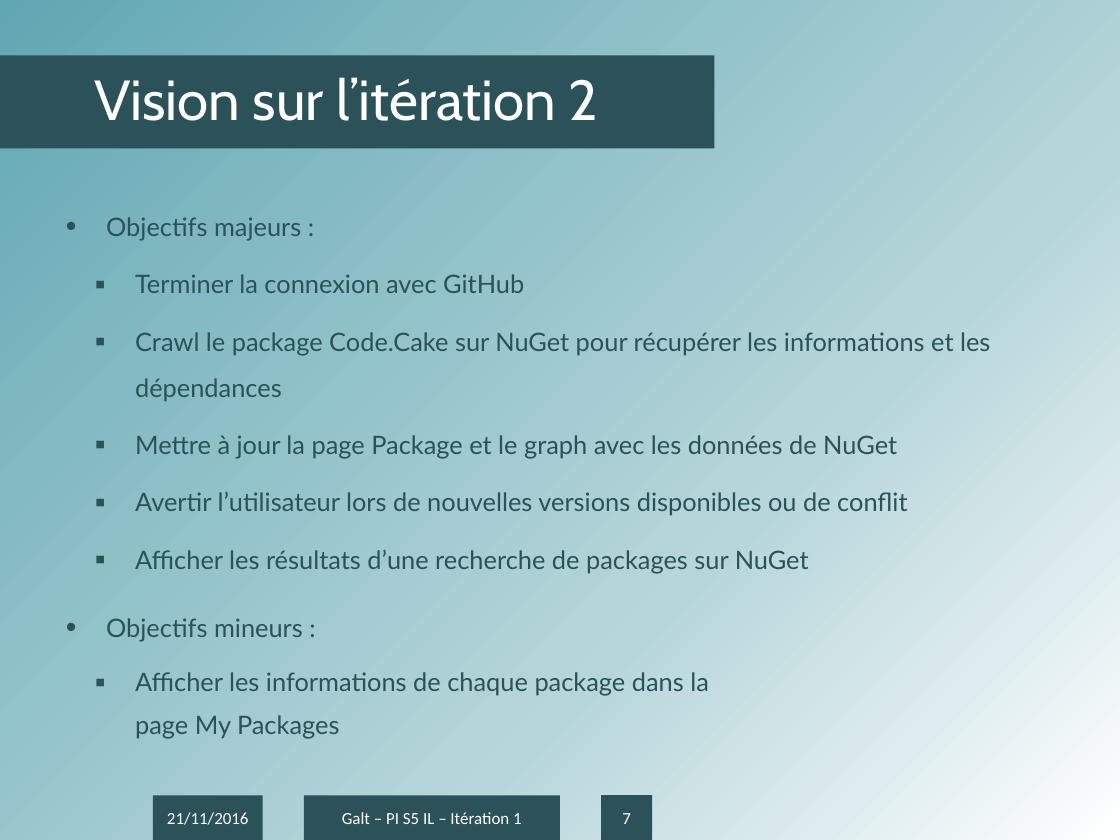
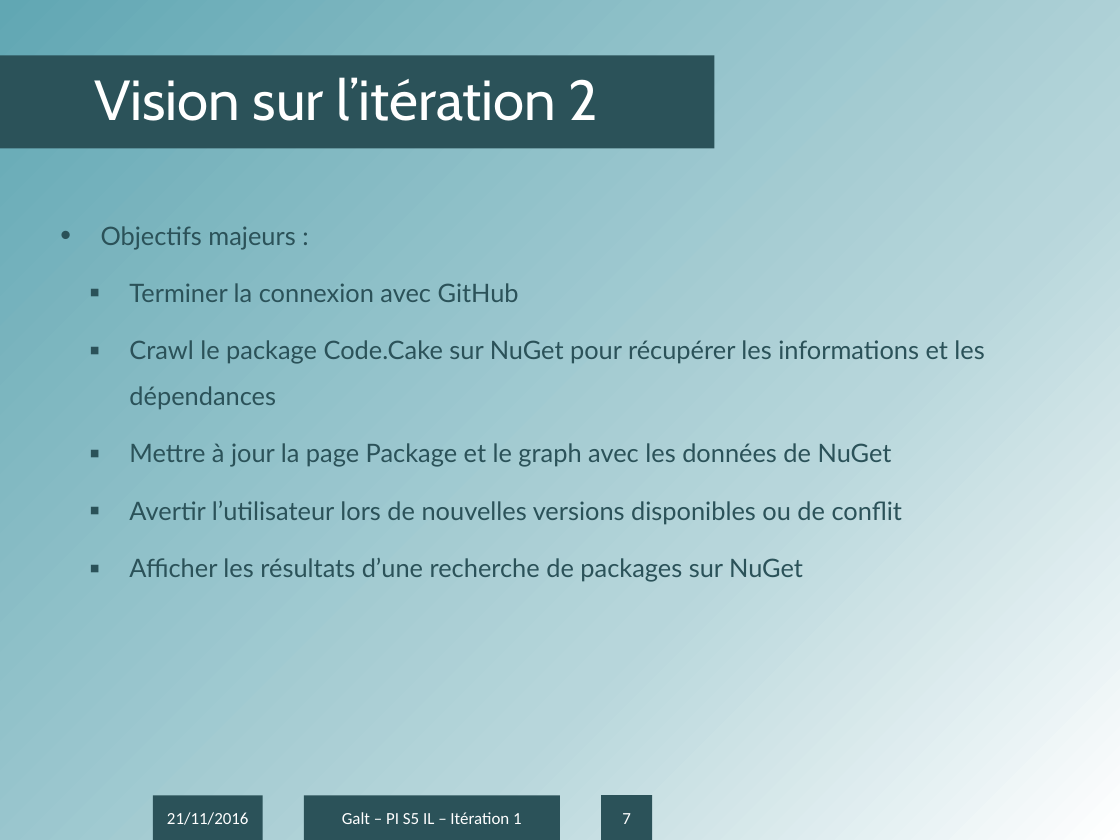
Before and after one commit to antonin-charrier/Project-Galt, a slide deck: slide 7 of Itérations/Présentation IT1.pptx. Drawn at 1120x840 pixels with LibreOffice and Linux fonts; fonts in the diff are those of the drawing; background and template pictures are left out. Boxes give left, top, right and bottom in pixels: in the first picture for what was removed or moved away, otherwise in the second. Text is boxed around its words. In the diff, an @@ line names an element or a change of style, - is before the commit and + after.

```diff
--- a/Itérations/Présentation IT1.pptx
+++ b/Itérations/Présentation IT1.pptx
@@ text "Objectifs majeurs :": place and size @@
-text "Objectifs majeurs :" at (106, 217, 990, 573)
+text "Objectifs majeurs :" at (101, 226, 984, 582)
@@ text removed at (106, 618, 709, 738) @@
-• Objectifs mineurs :
-▪ Afficher les informations de chaque package dans la page My Packages
```
Also in this commit, not shown: 1 other slide changed, 2 slides added.
